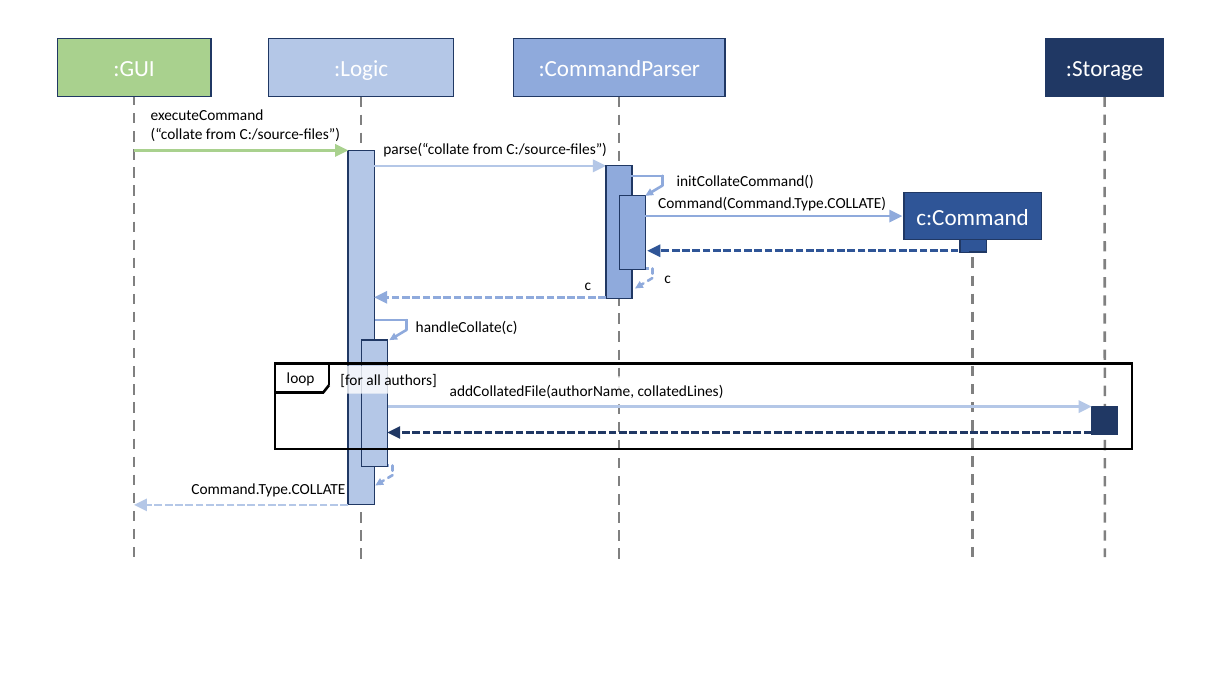
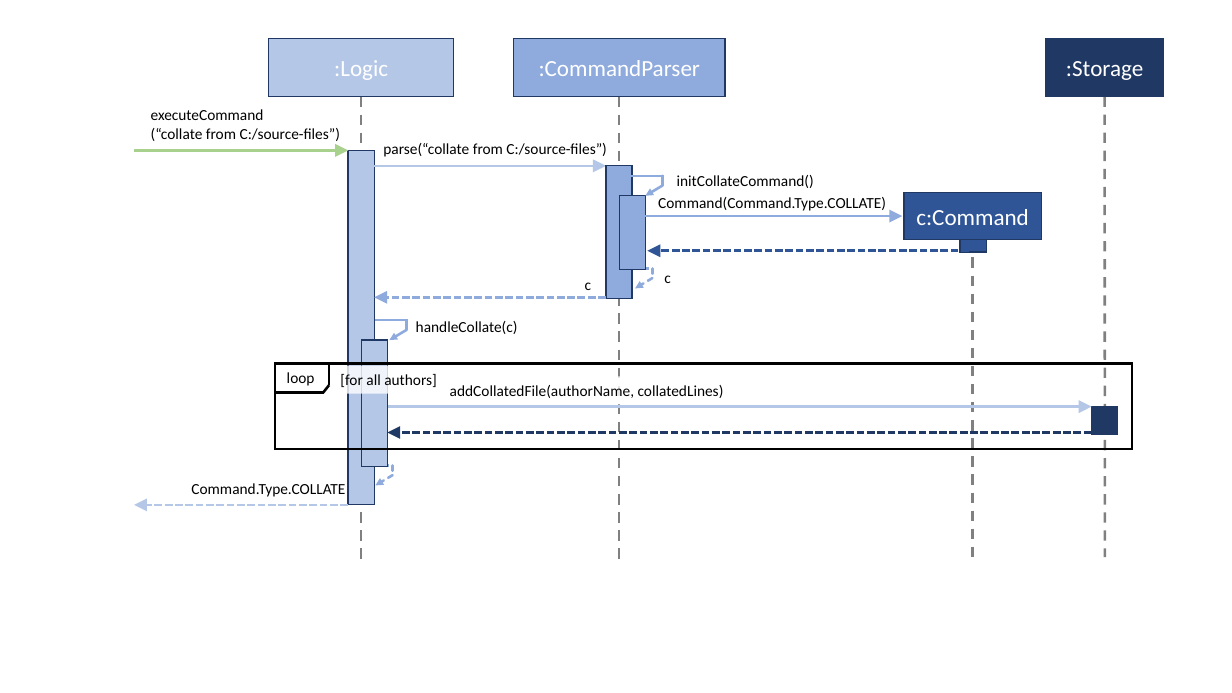
Before and after one commit to se-edu/collate, a slide deck: slide 6 of docs/Diagrams.pptx. Drawn at 1232x693 pixels with LibreOffice and Linux fonts; fonts in the diff are those of the drawing. Boxes give left, top, right and bottom in pixels: in the first picture for what was removed or moved away, otherwise in the second. Text is boxed around its words. In the diff, an @@ line names an element or a change of style, - is before the commit and + after.

```diff
--- a/docs/Diagrams.pptx
+++ b/docs/Diagrams.pptx
@@ rectangle removed at (x1=57, y1=39, x2=211, y2=97) @@
-:GUI
@@ line removed from (134, 95) to (134, 557) @@
```
Also in this commit, not shown: 1 slide added, 2 other files.
